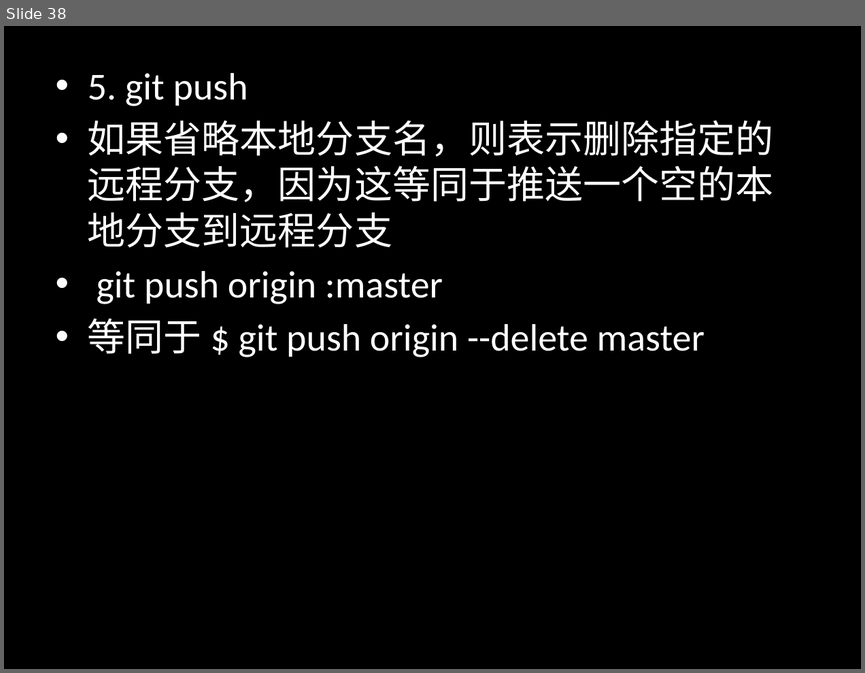
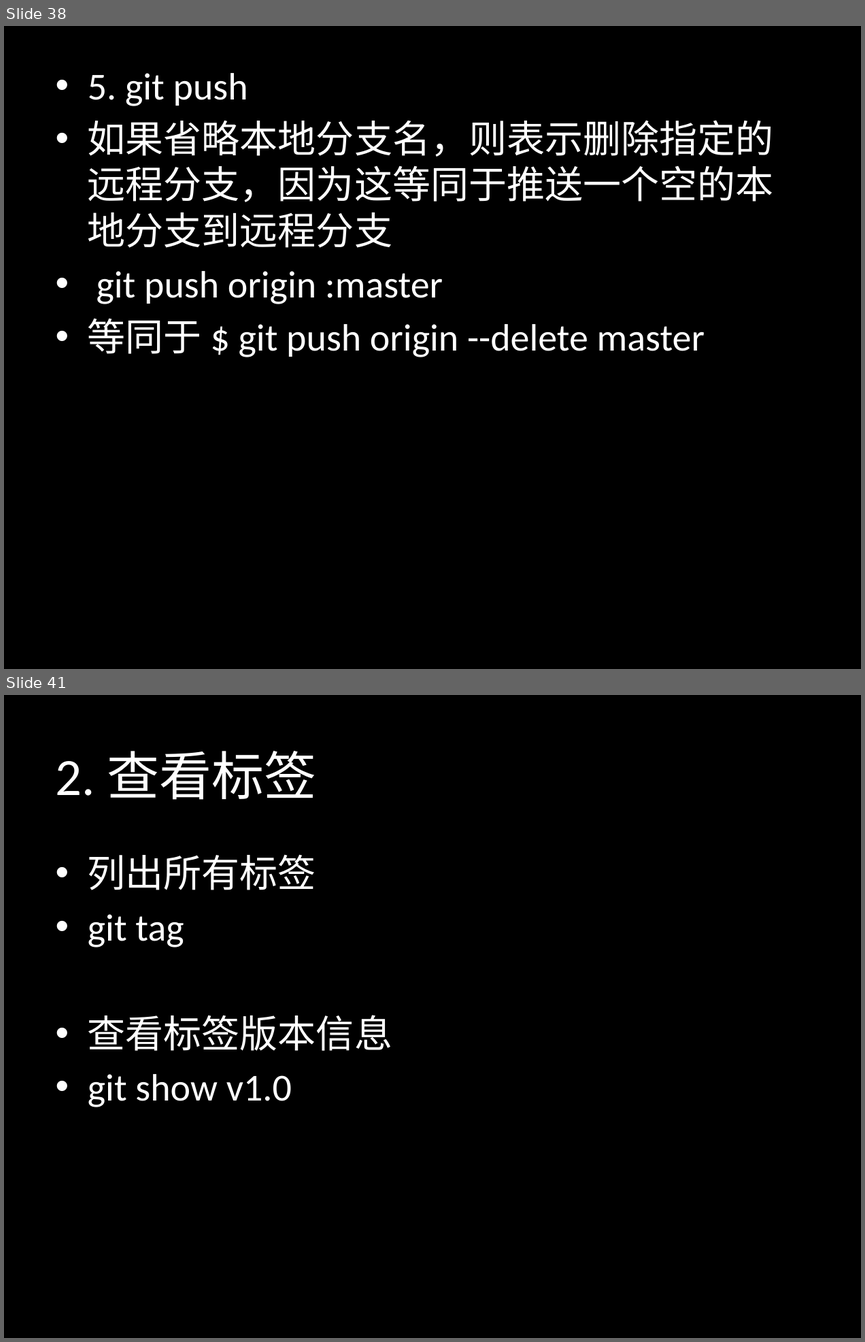
Before and after one commit to sontekliu/git-book, a slide deck: Git.pptx. Shown one above the other, each under a label of ours: slide 38 before the commit, slides 38 and 41 after it; the slides between them are not shown. The pictures are 865x673 and 865x1342 pixels, drawn with LibreOffice and Linux fonts; fonts in the diff are those of the drawing. Boxes give left, top, right and bottom in pixels: in the first picture for what was removed or moved away, otherwise in the second. Text is boxed around its words. In the diff, an @@ line names an element or a change of style, - is before the commit and + after.

```diff
--- a/Git.pptx
+++ b/Git.pptx
@@ slide 41 added at [4, 695, 861, 1338], background #000000 @@
@@ title added at [56, 751, 317, 800], 44 pt, text #FFFFFF @@
+2. 查看标签
@@ text added at [88, 854, 392, 1107], 32 pt, text #FFFFFF @@
+• 列出所有标签
+• git tag
+• 查看标签版本信息
+• git show v1.0
```
Also in this commit, not shown: 5 slides changed, 4 other slides added, 1 slide removed.
